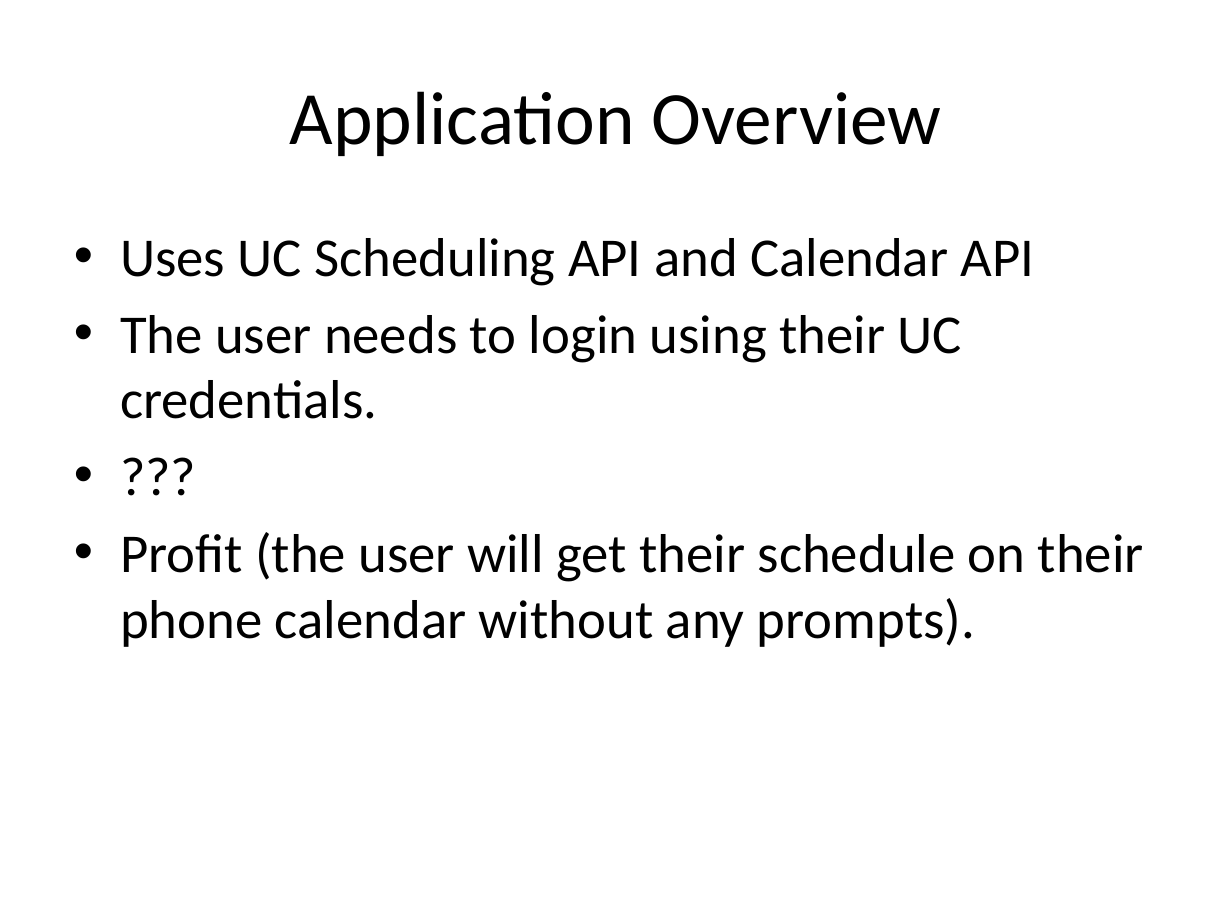
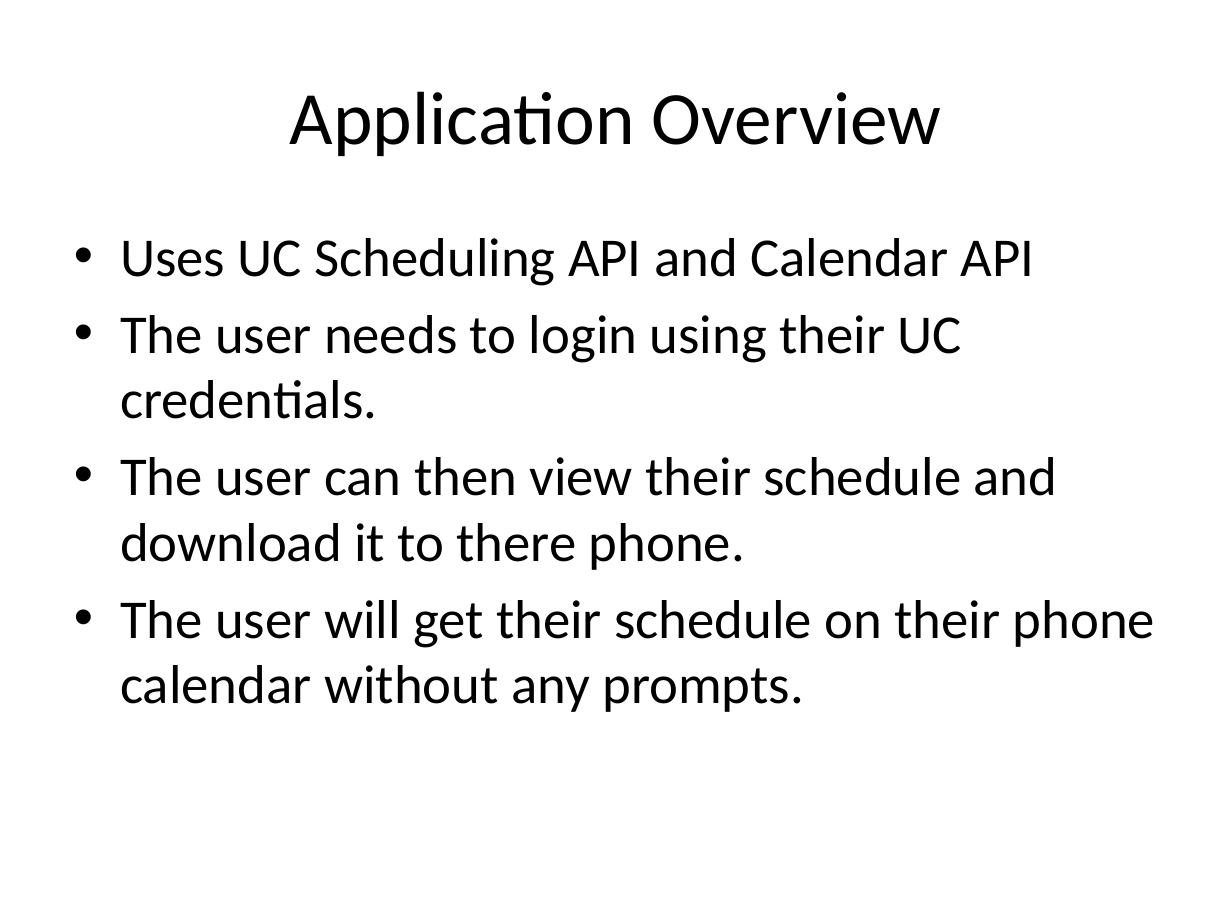
Before and after one commit to scurrymd/Software-Engineering, a slide deck: slide 3 of docs/UC Schedule App.pptx. Drawn at 1232x924 pixels with LibreOffice and Linux fonts; fonts in the diff are those of the drawing. Boxes give left, top, right and bottom in pixels: in the first picture for what was removed or moved away, otherwise in the second. Text is boxed around its words. In the diff, an @@ line names an element or a change of style, - is before the commit and + after.

```diff
--- a/docs/UC Schedule App.pptx
+++ b/docs/UC Schedule App.pptx
@@ text at (x1=120, y1=457, x2=1155, y2=712): text changed @@
-• ???
-• Profit (the user will get their schedule on their phone calendar without any prompts).
+• The user can then view their schedule and download it to there phone.
+• The user will get their schedule on their phone calendar without any prompts.
```
Also in this commit, not shown: 12 other slides changed, 3 other files.
